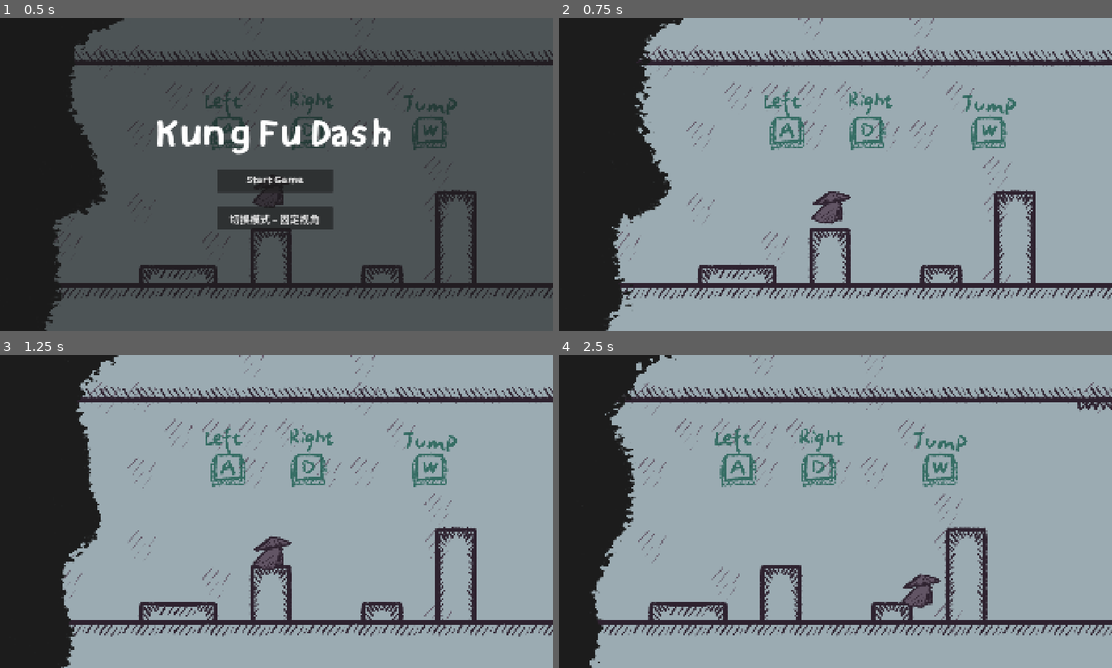
Above: before the commit, frames 1-4 (two rows, left to right).
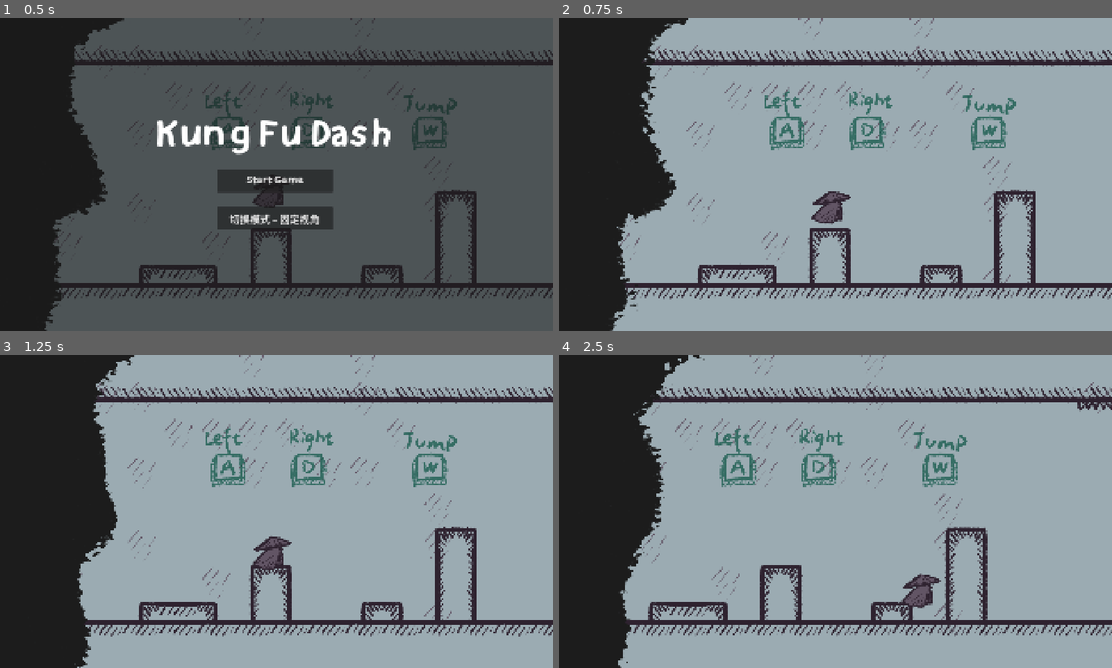
Above: after the commit, the same moments.

Repository: YiTongHu-SC/upside-down
Game: Godot game, scene res://scenes/main.tscn
Two runs of this game, one before a commit and one after it. Both use one fixed random seed, a clock stepped at 60 frames per second and the inputs below.
Inputs:
- Up to frame 1 (0.5 s): no input
- Up to frame 2 (0.75 s): click "Start Game" at 0.5 s
- Up to frame 3 (1.25 s): no input
- Up to frame 4 (2.5 s): hold D (MOVE_RIGHT) from 1.28 s (still down); tap Space (DASH) at 1.35, 2.1 s; tap W (JUMP) at 1.52, 2.27 s

Frame 1 is identical in both runs. In frame 2, 1.3% of the frame differs, in the area x 8-24%, y 0-100%; in frame 3, 3.0%; in frame 4, 5.2%, in the area x 5-27%, y 0-100%.

Commit message:
feat(enemy): implement acceleration and improve game mechanics
- Add acceleration functionality to the enemy character
- Improve game over screen visibility and triggering
- Enhance main scene logic for enemy pursuit and game start
- Adjust enemy properties in main scene

Diff:
--- a/scenes/enemy.gd
+++ b/scenes/enemy.gd
@@ -5,20 +5,27 @@
 @export var max_speed: float = 10
 @export var start_speed: float = 1
 
+var acc:float = 0
+
 var init_pos: Vector2
+
 func _ready():
 	add_to_group("enemy")
 	init_pos = position
-	velocity.x = start_speed;
+	reset()
 	GameDataGlobal.on_game_restart.connect(reset)
 
 ## TODO：设置多个节点，可配置速度阶梯
 ## 简单加速
 func _physics_process(delta):
 	if GameDataGlobal.game_paused: return
-	velocity.x = move_toward(velocity.x, max_speed * physics_unit, acceleration * physics_unit * delta)
+	velocity.x = move_toward(velocity.x, max_speed * physics_unit, acc * physics_unit * delta)
 	move_and_slide()
+
+func start_run():
+	acc = acceleration
 
 func reset():
 	position = init_pos
-	velocity.x = start_speed;
+	velocity.x = start_speed * physics_unit;
+	acc = 0
--- a/scenes/game_over.gd
+++ b/scenes/game_over.gd
@@ -5,10 +5,11 @@
 
 func _ready() -> void:
 	modulate.a = 0
-	visible = true
+	hide()
 	GameDataGlobal.on_game_over.connect(trigger_game_over)
 
 func trigger_game_over():
+	show()
 	GameDataGlobal.game_paused = true
 	var timer = get_tree().create_timer(delay)
 	await timer.timeout
--- a/scenes/main.gd
+++ b/scenes/main.gd
@@ -33,12 +33,14 @@
 	if not hero: return
 	if hero.position.x > last_point.x - checkpoint_width:
 		_generate_new_level()
-	pass
+	## 检查角色位置，超过一定阈值时，敌人开始追击
+	if hero.global_position.x > start_level.global_position.x:
+		enemy.start_run()
 
 func start_game():
 	GameDataGlobal.game_paused = false
 	start_game_panel.hide()
-	game_over_panel.show()
+	game_over_panel.hide()
 	game_over_panel.modulate.a = 0
 
 func change_mode():
--- a/scenes/main.tscn
+++ b/scenes/main.tscn
@@ -50,9 +50,8 @@
 
 [node name="Enemy" parent="." instance=ExtResource("4_tbgi4")]
 position = Vector2(-455, 569)
-acceleration = 0.5
-max_speed = 3.0
-start_speed = 0.5
+acceleration = 1.0
+max_speed = 4.0
 
 [node name="Camera2D" type="Camera2D" parent="."]
 position = Vector2(1040, 578)
